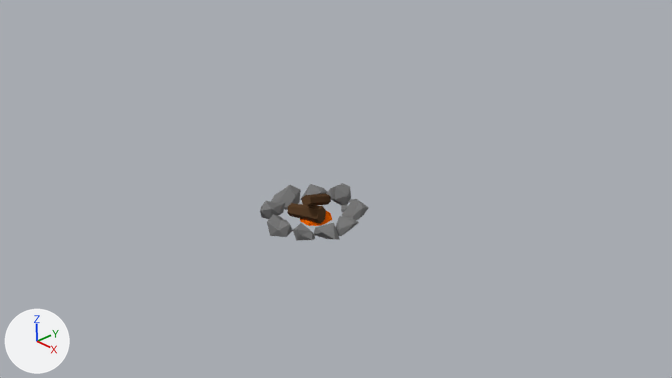
Renders of the Blender file res/campfire.blend from each side of a commit.
One viewpoint serves both versions: the file's camera 'Camera'. The axes (+X, +Y, +Z) are drawn at lower left. The lights are the same throughout.
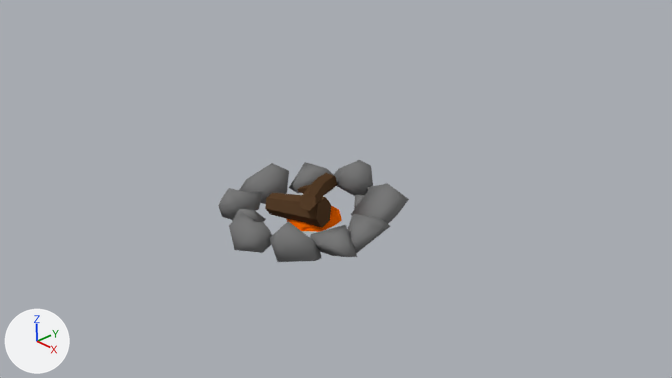
What differs and where, as boxes (x1, y1, x2, y2) in the pictures (672 x 378 px):
'Icosphere', moved, rescaled: before (267, 214, 293, 237); after (229, 212, 272, 253)
'Icosphere.004', moved, rescaled (130% wider, 121% taller): before (293, 223, 315, 241); after (269, 221, 321, 262)
'Icosphere.007', moved, rescaled (111% wider, 100% taller): before (342, 200, 369, 220); after (351, 183, 409, 224)
'Cylinder.001', moved, rescaled (68% wider, 64% taller): before (287, 203, 326, 224); after (265, 193, 331, 228)
'Icosphere.002', moved, rescaled (65% wider, 62% taller): before (271, 185, 301, 210); after (239, 163, 289, 204)
'Icosphere.003', moved, rescaled: before (326, 183, 351, 206); after (334, 160, 373, 196)
'Icosphere.005', moved, rescaled (69% wider, 74% taller): before (260, 201, 285, 219); after (219, 188, 262, 220)
'Icosphere.001', moved, rescaled (79% wider, 90% taller): before (336, 216, 359, 236); after (348, 214, 390, 253)
'Icosphere.009', moved, rescaled (78% wider, 94% taller): before (314, 223, 340, 239); after (310, 225, 357, 257)
'Cylinder', moved, turned, rescaled: before (302, 193, 331, 206); after (297, 173, 338, 211)
'Icosphere.006', moved, rescaled: before (300, 184, 327, 200); after (289, 162, 333, 193)
'Icosphere.012', moved, rescaled (73% wider, 69% taller): before (300, 211, 332, 226); after (286, 206, 342, 232)
'Icosphere.008', moved, rescaled: before (276, 215, 284, 220); after (232, 209, 266, 222)
'Icosphere.011', moved, rescaled: before (341, 205, 348, 212); after (354, 195, 365, 209)

What changed in the scene script:
```text
Change ob_icosphere_011:
    ob_icosphere_011.location: (0.22, 0.47, 0.03) -> (0.24, 0.86, 0.04)
    ob_icosphere_011.scale: (0.315, 0.315, 0.315) -> (0.73, 0.73, 0.73)
Change ob_icosphere_009:
    ob_icosphere_009.location: (0.74, -0.31, 0.09) -> (1.13, -0.47, 0.13)
    ob_icosphere_009.scale: (0.733, 0.733, 0.733) -> (1.34, 1.34, 1.34)
Change ob_icosphere_008:
    ob_icosphere_008.location: (-0.16, -0.61, 0.05) -> (-0.41, -0.98, 0.06)
    ob_icosphere_008.scale: (0.364, 0.364, 0.364) -> (0.922, 0.922, 0.922)
Change ob_icosphere_007:
    ob_icosphere_007.location: (0.48, 0.46, 0.07) -> (0.69, 0.85, 0.1)
    ob_icosphere_007.scale: (0.878, 0.878, 0.878) -> (1.87, 1.87, 1.87)
Change ob_icosphere_006:
    ob_icosphere_006.location: (-0.4, 0.49, 0.08) -> (-0.82, 0.89, 0.12)
    ob_icosphere_006.scale: (0.769, 0.769, 0.769) -> (1.32, 1.32, 1.32)
Change ob_icosphere_005:
    ob_icosphere_005.location: (-0.42, -0.52, 0.1) -> (-0.86, -0.83, 0.16)
    ob_icosphere_005.scale: (0.908, 0.908, 0.908) -> (1.56, 1.56, 1.56)
Change ob_icosphere_004:
    ob_icosphere_004.location: (0.38, -0.61, 0.07) -> (0.52, -0.99, 0.1)
    ob_icosphere_004.scale: (0.564, 0.564, 0.564) -> (1.26, 1.26, 1.26)
Change ob_icosphere_003:
    ob_icosphere_003.location: (0.03, 0.56, 0.12) -> (-0.08, 1.01, 0.19)
    ob_icosphere_003.scale: (0.826, 0.826, 0.826) -> (1.41, 1.41, 1.41)
Change ob_icosphere_002:
    ob_icosphere_002.location: (-0.6, 0.02, 0.1) -> (-1.16, 0.08, 0.15)
    ob_icosphere_002.scale: (1.0, 1.0, 1.0) -> (1.71, 1.71, 1.71)
Change ob_icosphere_001:
    ob_icosphere_001.location: (0.68, 0.11, 0.09) -> (1.04, 0.24, 0.14)
    ob_icosphere_001.scale: (0.723, 0.723, 0.723) -> (1.36, 1.36, 1.36)
Change ob_icosphere:
    ob_icosphere.location: (0.04, -0.76, 0.09) -> (-0.04, -1.24, 0.13)
    ob_icosphere.scale: (1.08, 0.788, 1.08) -> (1.85, 1.35, 1.85)
Change ob_cylinder_001:
    ob_cylinder_001.location: (0.05, -0.2, 0.11) -> (-0.05, -0.29, 0.17)
    ob_cylinder_001.scale: (1.47, 1.47, 0.491) -> (2.52, 2.52, 0.84)
Change ob_cylinder:
    ob_cylinder.location: (0.01, 0.02, 0.23) -> (-0.07, 0.1, 0.31)
    ob_cylinder.rotation_euler: (0.593, -1.02, 1.46) -> (0.672, -1.2, 1.56)  # degrees (34, -58, 84) -> degrees (39, -69, 89)
    ob_cylinder.scale: (0.858, 0.858, 0.858) -> (1.47, 1.47, 1.47)
Change ob_icosphere_012:
    ob_icosphere_012.location: (0.1, -0.03, -0.02) -> (0.03, 0.01, -0.05)
    ob_icosphere_012.scale: (1.32, 1.29, 0.245) -> (2.27, 2.21, 0.42)
```
